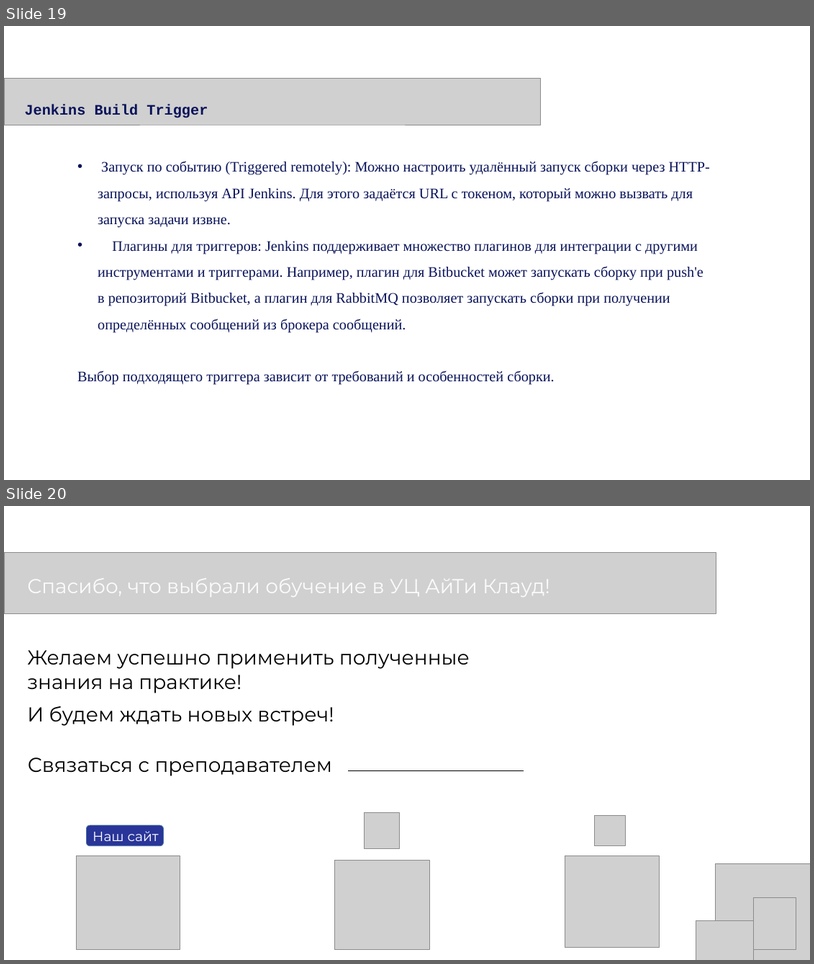
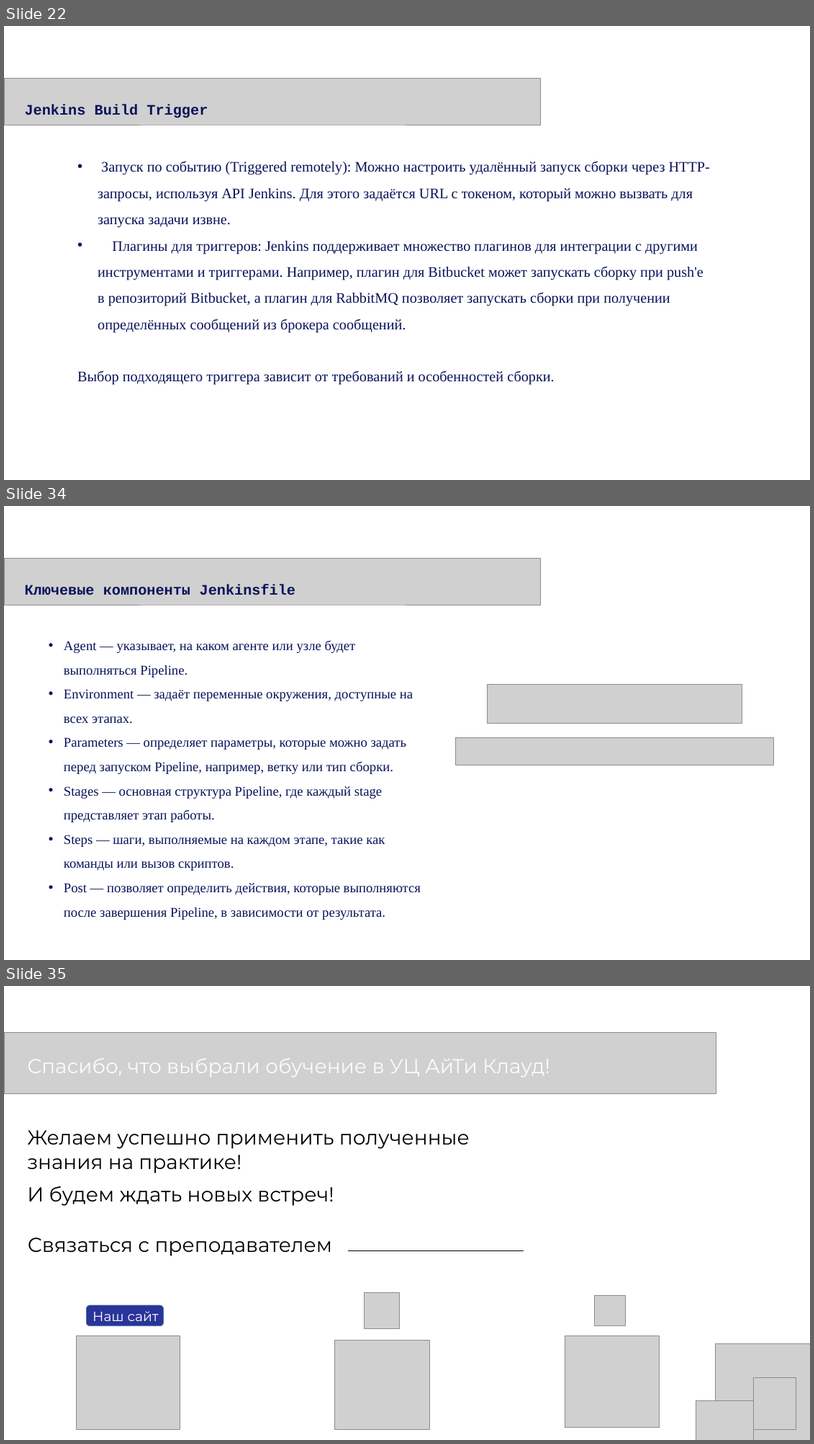
Before and after one commit to Kollekcioner47/jenkins, a slide deck: Jenkins.pptx. Shown one above the other, each under a label of ours: slides 19 and 20 before the commit, slides 22, 34 and 35 after it; the slides between them are not shown. The pictures are 814x964 and 814x1444 pixels, drawn with LibreOffice and Linux fonts; fonts in the diff are those of the drawing; grey boxes stand for pictures. Boxes give left, top, right and bottom in pixels: in the first picture for what was removed or moved away, otherwise in the second. Text is boxed around its words. In the diff, an @@ line names an element or a change of style, - is before the commit and + after.

```diff
--- a/Jenkins.pptx
+++ b/Jenkins.pptx
@@ slide 34 added at (x1=4, y1=506, x2=810, y2=960), background #FFFFFF @@
@@ picture added at (x1=4, y1=558, x2=540, y2=605) @@
@@ text added at (x1=25, y1=584, x2=296, y2=595), 26 pt, text #09135A, bold @@
+Ключевые компоненты Jenkinsfile
@@ text added at (x1=64, y1=640, x2=421, y2=919), 24 pt, text #09135A @@
+• Agent — указывает, на каком агенте или узле будет выполняться Pipeline.
+• Environment — задаёт переменные окружения, доступные на всех этапах.
+• Parameters — определяет параметры, которые можно задать перед запуском Pipeline, например, ветку или тип сборки.
+• Stages — основная структура Pipeline, где каждый stage представляет этап работы.
+• Steps — шаги, выполняемые на каждом этапе, такие как команды или вызов скриптов.
+• Post — позволяет определить действия, которые выполняются после завершения Pipeline, в зависимости от результата.
@@ picture added at (x1=487, y1=684, x2=742, y2=723) @@
@@ picture added at (x1=455, y1=737, x2=774, y2=765) @@
@@ what was slide 19 is now slide 22 @@
@@ what was slide 20 is now slide 35 @@
```
Also in this commit, not shown: 14 other slides added, 4 other files.
